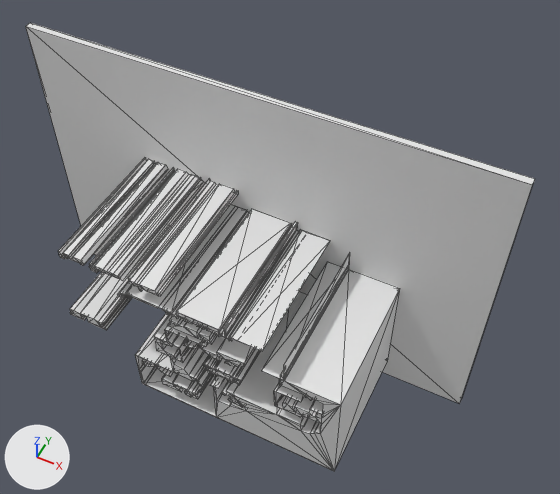
One commit to the glTF model version one/out_3d/58_29.glb: the scene before it, then after it.
Both versions are drawn from a 50 mm camera at (10.66, -10.09, 15.48) aimed at (5.97, -0.72, 3.75). The axes (+X, +Y, +Z) are drawn at lower left. The lights are the same throughout. Mesh edges are drawn as thin lines. Where no turn or scale is listed for an object, it has been applied to the vertices. Vertices at the same position are counted once.

The first picture shows 'geometry_0'.
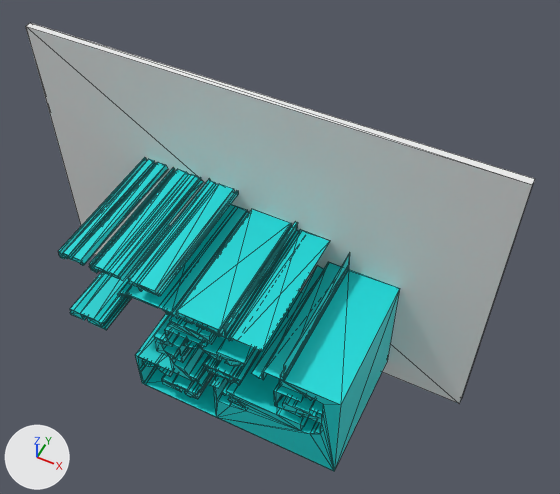
Boxes [x1, y1, x2, y2] around the edits, measured in the pictures (560 x 494 px):
part 1 of me_geometry_0, built on
    before: [261, 262, 342, 380]
    after: [251, 262, 342, 380]
part 2 of me_geometry_0, recoloured (white to cyan)
    both: [30, 43, 440, 470]

Edits to the bpy script that builds the scene:
```text
Add mat_defaultmaterial:
    mat_defaultmaterial = bpy.data.materials.new('DefaultMaterial')
    mat_defaultmaterial.use_nodes = True; mat_defaultmaterial.node_tree.nodes.clear()
    _N = mat_defaultmaterial.node_tree.nodes; _L = mat_defaultmaterial.node_tree.links
    n0 = _N.new('ShaderNodeOutputMaterial'); n0.name = 'Material Output'
    n1 = _N.new('ShaderNodeBsdfPrincipled'); n1.name = 'Principled BSDF'
    n2 = _N.new('ShaderNodeVertexColor'); n2.name = 'Color Attribute'
    _L.new(n1.outputs[0], n0.inputs[0])  # 'BSDF' to 'Surface'
    _L.new(n2.outputs[0], n1.inputs[0])  # 'Color' to 'Base Color'
Change me_geometry_0:
    used by ob_geometry_0; location = (0.0, 0.0, 0.0)
    remove me_geometry_0.from_pydata(...)  # 844 vertices, 1640 faces; spans x 0.0..10.23, y -3.15..0.0, z 0.0..6.82
    add me_geometry_0.from_pydata(...)  # 854 vertices, 1660 faces; spans x 0.0..10.23, y -3.15..0.0, z 0.0..6.82
    me_geometry_0 part 1: 2 vertices removed from x 6.8, y -3.15..-0.15, z 3.14; 12 vertices added at x 6.58..6.84, y -3.15..-0.15, z 2.85..3.15
    me_geometry_0 part 2: 1156 faces spanning x 0.0..10.23, y -3.15..0.0, z 0.0..6.82 switch from no material to mat_defaultmaterial
```
